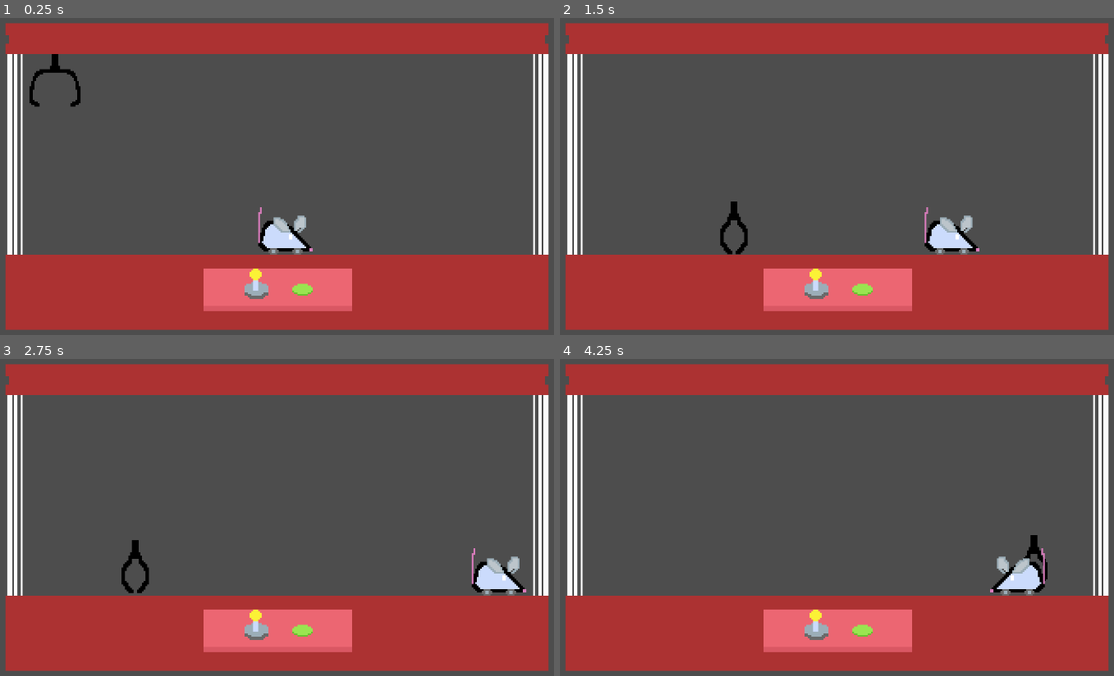
Above: before the commit, frames 1-4 (two rows, left to right).
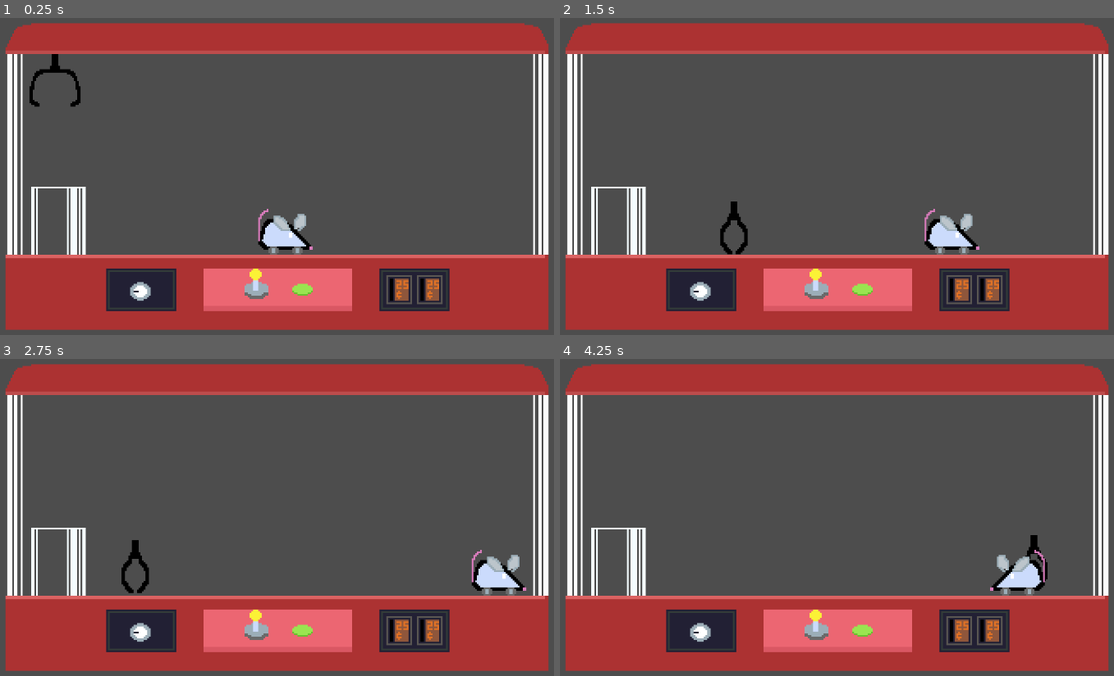
Above: after the commit, the same moments.

Repository: Jossulus/gamedevjs-jam
Game: Godot game, scene res://Scenes/game.tscn
The game is run twice, just before and just after one commit, with the same random seed, the same clock (stepped at 60 frames per second) and the same inputs.
Inputs (mouse positions are in pixels of both pictures, inside the frame that each line leads up to):
- Up to frame 1 (0.25 s): no input
- Up to frame 2 (1.5 s): move the mouse to (981, 135) at 0.52 s; hold D (claw_right) from 0.53 s (still down); click (981, 135) at 0.6 s; tap W (claw_up) at 0.77 s; move the mouse to (704, 173) at 1.27 s; click (704, 173) at 1.35 s
- Up to frame 3 (2.75 s): tap W (claw_up) at 1.52 s; move the mouse to (343, 412) at 2.02 s; release D (claw_right) at 2.03 s; hold A (claw_left) from 2.03 s (still down); click (343, 412) at 2.1 s
- Up to frame 4 (4.25 s): move the mouse to (803, 568) at 2.77 s; release A (claw_left) at 2.78 s; hold D (claw_right) from 2.78 s (still down); click (803, 568) at 2.85 s; tap W (claw_up) at 3.02, 3.77 s; move the mouse to (1036, 549) at 3.52 s; click (1036, 549) at 3.6 s

The runs differ from the first frame. In frame 1, 6.8% of the frame differs, in the area x 1-100%, y 1-93%; in frame 2, 6.8%; in frame 3, 6.8%; in frame 4, 6.8%.

Commit message:
new bg with drop

Diff:
--- a/gamedev.js-entry/Objects/Claw/claw.gd
+++ b/gamedev.js-entry/Objects/Claw/claw.gd
@@ -190,6 +190,6 @@
 	push_velocity += direction.normalized() * strength
 	drop()
 
-func _input(event: InputEvent) -> void:
+func _input(_event: InputEvent) -> void:
 	if Input.get_vector("test_push_left", "test_push_right", "test_push_up", "test_push_down") != Vector2.ZERO:
 		push(Input.get_vector("test_push_left", "test_push_right", "test_push_up", "test_push_down"), 500)
--- a/gamedev.js-entry/Objects/Items/Wind Up Mouse/wind_up_mouse.gd
+++ b/gamedev.js-entry/Objects/Items/Wind Up Mouse/wind_up_mouse.gd
@@ -22,7 +22,8 @@
 			wind_up_timer.start()
 			direction = 1
 
-		position.x += 1
+		if is_on_floor():
+			position.x += 1
 	if velocity.x > 0:
 		$AnimatedSprite2D.flip_h = true
 	elif velocity.x < 0:
--- a/gamedev.js-entry/Objects/Items/Wind Up Mouse/wind_up_mouse.tscn
+++ b/gamedev.js-entry/Objects/Items/Wind Up Mouse/wind_up_mouse.tscn
@@ -32,7 +32,7 @@
 }]
 
 [sub_resource type="RectangleShape2D" id="RectangleShape2D_8a8ul"]
-size = Vector2(32, 15)
+size = Vector2(14, 15)
 
 [node name="WindUpMouse" type="CharacterBody2D" unique_id=1021702830 node_paths=PackedStringArray("wind_up_timer")]
 script = ExtResource("1_o2neo")
@@ -44,7 +44,7 @@
 sprite_frames = SubResource("SpriteFrames_vkwn1")
 animation = &"idle"
 autoplay = "idle"
-frame_progress = 0.013072121
+frame_progress = 0.9342884
 
 [node name="CollisionShape2D" type="CollisionShape2D" parent="." unique_id=562936504]
 position = Vector2(0, 7.5)
Binary file changed: gamedev.js-entry/Objects/Arcade/WideArcadeBG320x180.png
